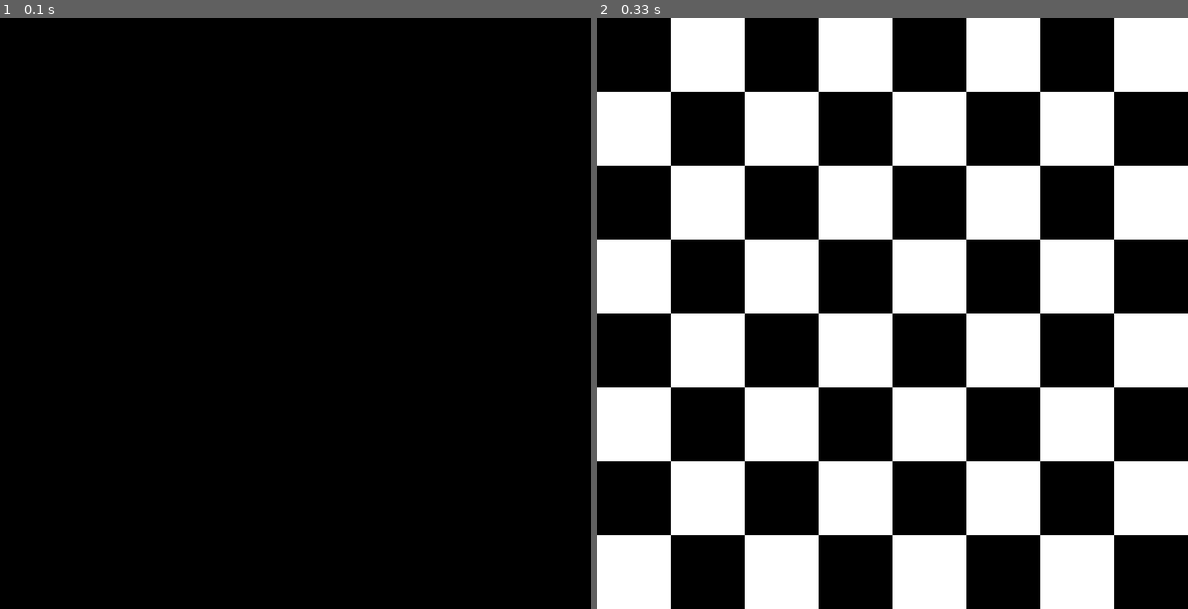
Above: before the commit, frames 1-2 (left to right).
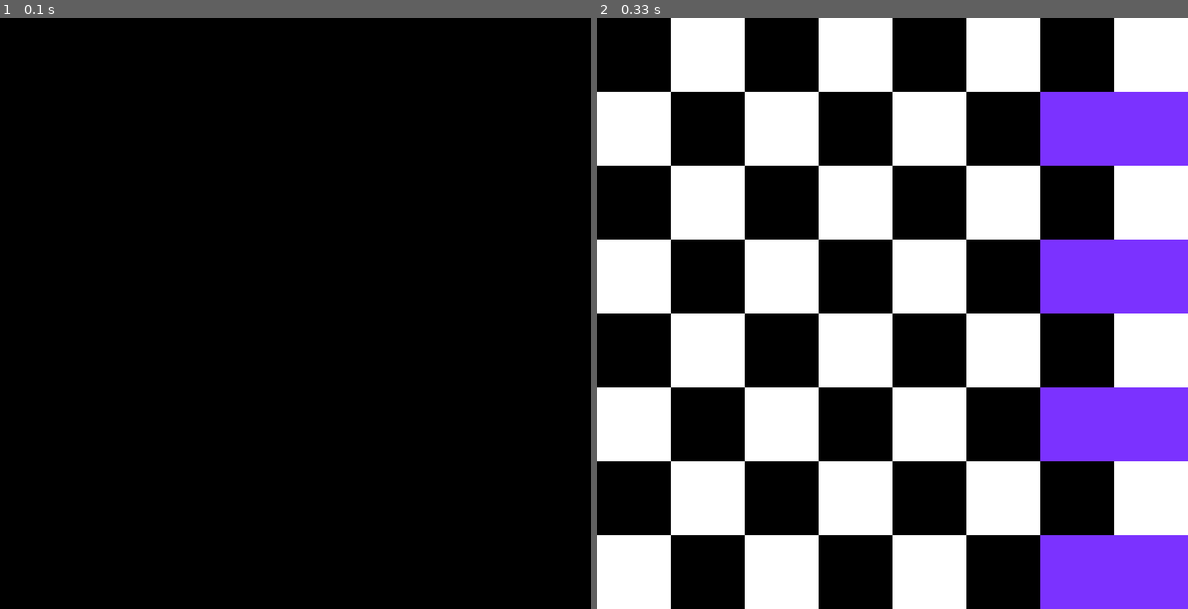
Above: after the commit, the same moments.

Repository: Gitguillem/Jeu_du_cavalier
Game: pygame game, started from data/PythonCavalier/Echiquier.py
Two runs of this game, one before a commit and one after it. Both use one fixed random seed, a clock stepped at 60 frames per second and the inputs below.
Inputs:
- Up to frame 1 (0.1 s): no input
- Up to frame 2 (0.33 s): no input

Frame 1 is identical in both runs. In frame 2, 12% of the frame differs, in the area x 75-100%, y 12-100%.

Commit message:
Add files via upload

Diff:
--- a/data/PythonCavalier/Echiquier.py
+++ b/data/PythonCavalier/Echiquier.py
@@ -14,6 +14,7 @@
 # Initialisation des parametres
 BLCK = 0, 0, 0
 WHITE = 255, 255, 255
+C = 123, 50, 255
 
 
 # Boucle de jeu
@@ -28,6 +29,8 @@
             running = False
 
     # Elements a tracer
+
+    #Affichage des carrés blancs:
     pygame.draw.rect(windowSurface,WHITE, (700, 000, 100, 100),)
     pygame.draw.rect(windowSurface,WHITE, (700, 600, 100, 100),)
     pygame.draw.rect(windowSurface,WHITE, (700, 400, 100, 100),)
@@ -69,6 +72,47 @@
     pygame.draw.rect(windowSurface,WHITE, (000, 100, 100, 100),)
 
 
+    #Affichage des carrés foncés:
+    pygame.draw.rect(windowSurface,C, (700, 100, 100, 100),)
+    pygame.draw.rect(windowSurface,C, (700, 700, 100, 100),)
+    pygame.draw.rect(windowSurface,C, (700, 500, 100, 100),)
+    pygame.draw.rect(windowSurface,C, (700, 300, 100, 100),)
+
+    pygame.draw.rect(windowSurface,C, (600, 700, 100, 100),)
+    pygame.draw.rect(windowSurface,C, (600, 500, 100, 100),)
+    pygame.draw.rect(windowSurface,C, (600, 300, 100, 100),)
+    pygame.draw.rect(windowSurface,C, (600, 100, 100, 100),)
+
+    pygame.draw.rect(windowSurface,WHITE, (500, 000, 100, 100),)
+    pygame.draw.rect(windowSurface,WHITE, (500, 600, 100, 100),)
+    pygame.draw.rect(windowSurface,WHITE, (500, 400, 100, 100),)
+    pygame.draw.rect(windowSurface,WHITE, (500, 200, 100, 100),)
+
+    pygame.draw.rect(windowSurface,WHITE, (400, 700, 100, 100),)
+    pygame.draw.rect(windowSurface,WHITE, (400, 500, 100, 100),)
+    pygame.draw.rect(windowSurface,WHITE, (400, 300, 100, 100),)
+    pygame.draw.rect(windowSurface,WHITE, (400, 100, 100, 100),)
+
+    pygame.draw.rect(windowSurface,WHITE, (300, 000, 100, 100),)
+    pygame.draw.rect(windowSurface,WHITE, (300, 600, 100, 100),)
+    pygame.draw.rect(windowSurface,WHITE, (300, 400, 100, 100),)
+    pygame.draw.rect(windowSurface,WHITE, (300, 200, 100, 100),)
+
+    pygame.draw.rect(windowSurface,WHITE, (200, 700, 100, 100),)
+    pygame.draw.rect(windowSurface,WHITE, (200, 500, 100, 100),)
+    pygame.draw.rect(windowSurface,WHITE, (200, 300, 100, 100),)
+    pygame.draw.rect(windowSurface,WHITE, (200, 100, 100, 100),)
+
+    pygame.draw.rect(windowSurface,WHITE, (100, 000, 100, 100),)
+    pygame.draw.rect(windowSurface,WHITE, (100, 600, 100, 100),)
+    pygame.draw.rect(windowSurface,WHITE, (100, 400, 100, 100),)
+    pygame.draw.rect(windowSurface,WHITE, (100, 200, 100, 100),)
+
+    pygame.draw.rect(windowSurface,WHITE, (000, 700, 100, 100),)
+    pygame.draw.rect(windowSurface,WHITE, (000, 500, 100, 100),)
+    pygame.draw.rect(windowSurface,WHITE, (000, 300, 100, 100),)
+    pygame.draw.rect(windowSurface,WHITE, (000, 100, 100, 100),)
+
     pygame.display.update()
 
 pygame.quit()
